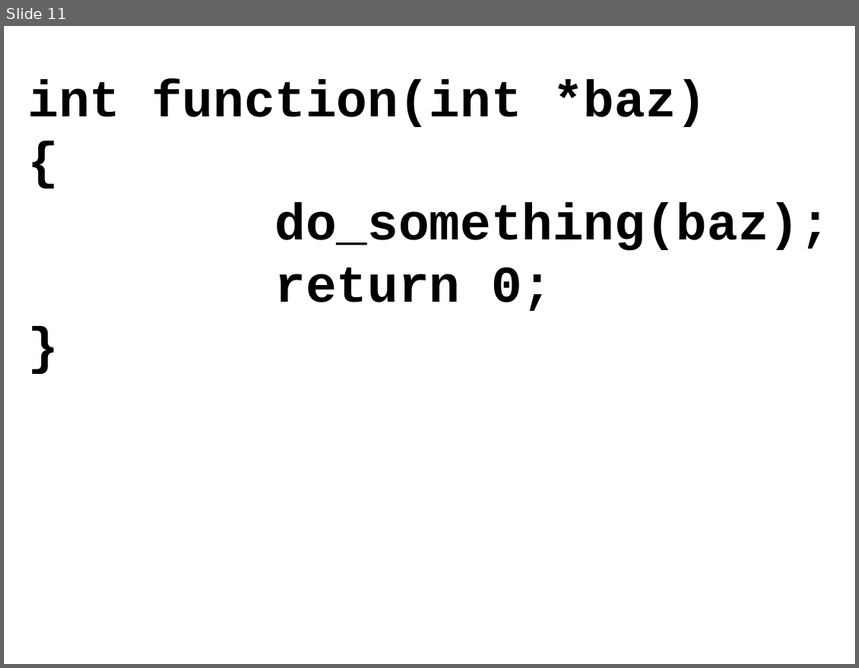
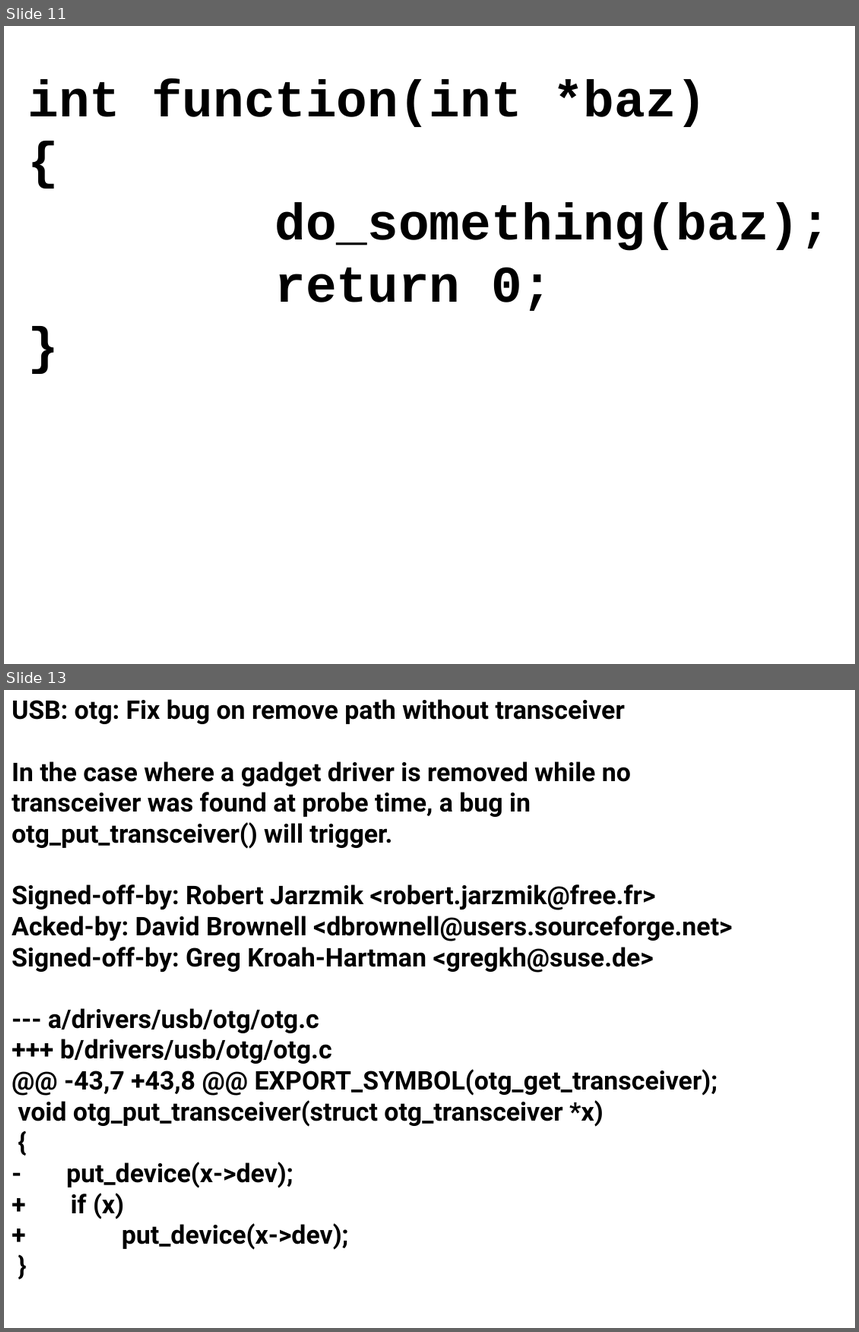
Before and after one commit to gregkh/kernel-tutorial, a slide deck: kernel_patch_tutorial.odp. Shown one above the other, each under a label of ours: slide 11 before the commit, slides 11 and 13 after it; the slides between them are not shown. The pictures are 859x668 and 859x1332 pixels, drawn with LibreOffice and Linux fonts; fonts in the diff are those of the drawing. Boxes give left, top, right and bottom in pixels: in the first picture for what was removed or moved away, otherwise in the second. Text is boxed around its words. In the diff, an @@ line names an element or a change of style, - is before the commit and + after.

```diff
--- a/kernel_patch_tutorial.odp
+++ b/kernel_patch_tutorial.odp
@@ slide 13 added at bbox=[4, 690, 855, 1328], background #FFFFFF @@
@@ text added at bbox=[12, 699, 732, 1250], 24 pt, text #000000, bold @@
+USB: otg: Fix bug on remove path without transceiver
+In the case where a gadget driver is removed while no
+transceiver was found at probe time, a bug in
+otg_put_transceiver() will trigger.
+Signed-off-by: Robert Jarzmik <robert.jarzmik@free.fr>
+Acked-by: David Brownell <dbrownell@users.sourceforge.net>
+Signed-off-by: Greg Kroah-Hartman <gregkh@suse.de>
+--- a/drivers/usb/otg/otg.c
++++ b/drivers/usb/otg/otg.c
+@@ -43,7 +43,8 @@ EXPORT_SYMBOL(otg_get_transceiver);
+void otg_put_transceiver(struct otg_transceiver *x)
+{
+- put_device(x->dev);
++ if (x)
++ put_device(x->dev);
+}
```
Also in this commit, not shown: 1 slide changed, 3 other slides added, 2 slides removed.
